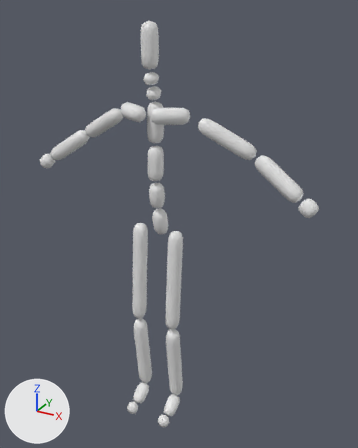
Renders of the FBX model Assets/Rigs/Biped.fbx from each side of a commit.
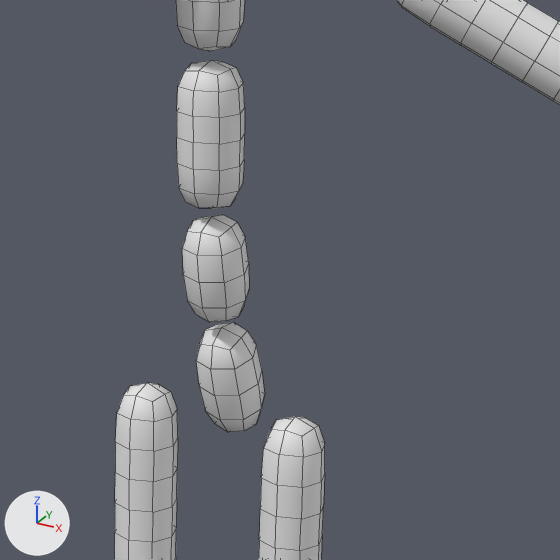
Each version appears first whole from a 50 mm lens placed at (1.129, -1.833, 2.027), pointed at (0.081, 0.073, 1.074), and next in a close-up on the part from 29% to 67% of the width and 29% to 59% of the height. Lighting does not change. The marker at lower left points along +X, +Y and +Z. The close-ups show mesh edges as thin lines.

Objects in the first close-up: 'metarig_object'.
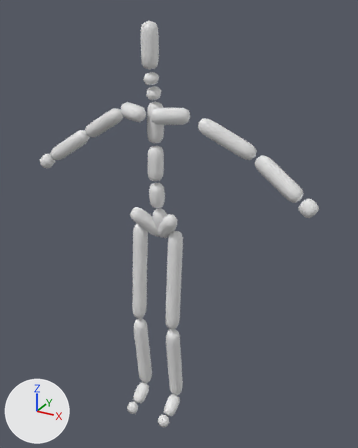
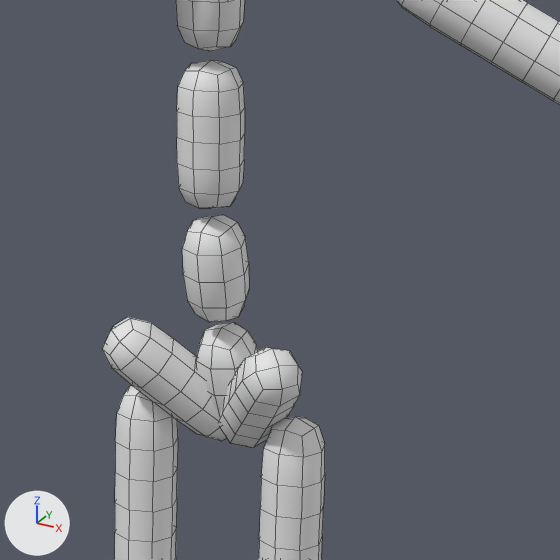
Pixel boxes [x1, y1, x2, y2] of what changed, in the close-ups (560 x 560 px):
'metarig_object', reshaped: before [115, 0, 560, 560]; after [102, 0, 560, 560]
part 1 of me_metarig_mesh, added: after [219, 347, 303, 447]
part 2 of me_metarig_mesh, added: after [102, 317, 227, 441]

The change, as a diff of the scene's bpy script:
```diff
--- a/Assets/Rigs/Biped.fbx.py
+++ b/Assets/Rigs/Biped.fbx.py
@@ me_metarig_mesh @@
 me_metarig_mesh.from_pydata(...)  # 1398 vertices, 1352 faces; spans x -0.73..0.73, y -0.16..0.12, z -0.02..1.97
 # used by ob_metarig_object; location = (0.0, 0.0, 0.0)
+# me_metarig_mesh part 1: the loose piece of 58 vertices spanning x -0.04..0.04, y -0.03..0.04, z 1.3..1.46 is copied, and the copy is multiplied about its middle by the matrix ((-0.764, 0.605, 0.592), (-0.847, -0.545, -0.534), (0.0, -0.798, 0.814)), then moved by (0.06, 0.0, -0.3); it spans x -0.01..0.13, y -0.06..0.07, z 1.0..1.16
+# me_metarig_mesh part 2: the loose piece of 58 vertices spanning x -0.04..0.04, y -0.03..0.04, z 1.3..1.46 is copied, and the copy is multiplied about its middle by the matrix ((-0.764, -0.605, -0.592), (0.847, -0.545, -0.534), (0.0, -0.798, 0.814)), then moved by (-0.06, 0.0, -0.3); it spans x -0.13..0.01, y -0.06..0.07, z 1.0..1.16
```
